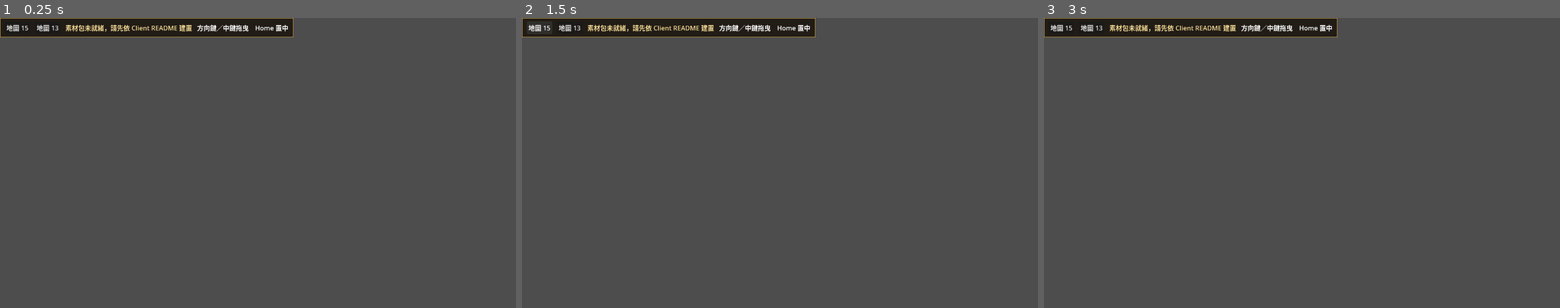
Above: before the commit, frames 1-3 (left to right).
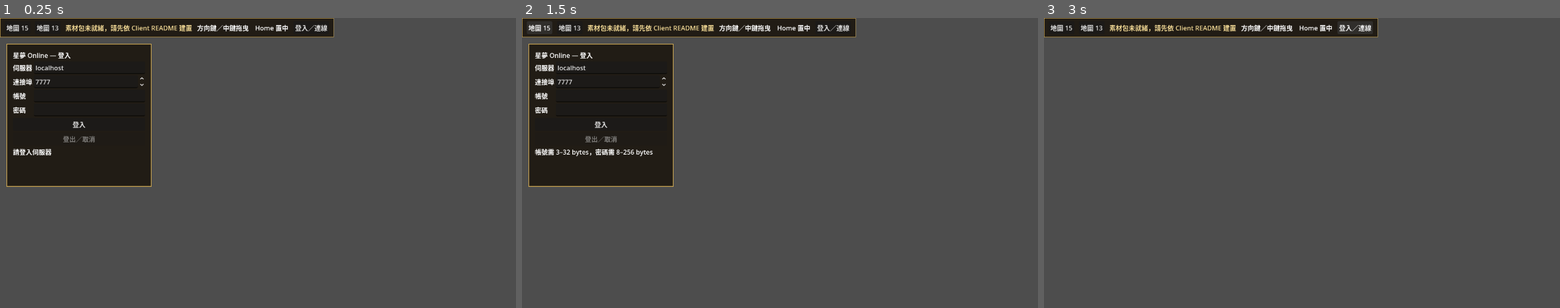
Above: after the commit, the same moments.

Repository: kevin840307/SGTest
Game: Godot game, scene res://app/main.tscn
Same seed, same stepped clock (60 frames per second), same inputs: the game is played once before the commit and once after it.
Inputs (mouse positions are in pixels of both pictures, inside the frame that each line leads up to):
- Up to frame 1 (0.25 s): no input
- Up to frame 2 (1.5 s): click (599, 125) at 0.5 s, where only the run after the commit has a clickable "登入"; click "地圖 15" at 1.25 s
- Up to frame 3 (3 s): click "地圖 13" at 2 s; click (1353, 26) at 2.75 s, where only the run after the commit has a clickable "登入／連線"

The runs differ from the first frame. In frame 1, 14% of the frame differs, in the area x 1-65%, y 0-59%; in frame 2, 14%; in frame 3, 0.5%.

Commit message:
feat(client): connect login and character UI to threaded TLS session

Diff:
--- a/client/app/main.gd
+++ b/client/app/main.gd
@@ -1,6 +1,7 @@
 extends Node
-## Thin entry and presentation input. No player commands or network loop.
+## UI composition and presentation input; ClientSession owns networking/reduction.
 const WorldView = preload("res://rendering/world_view.gd")
+const SessionPanel = preload("res://ui/session_panel.gd")
 var auto_start := true
 var world_view := WorldView.new()
 var _held := {}
@@ -8,6 +9,9 @@
 var _closing := false
 var _status := Label.new()
 var toolbar := PanelContainer.new()
+var session_panel := SessionPanel.new()
+var _map_buttons: Array[Button] = []
+var _pending_focus := {}
 
 
 func _ready() -> void:
@@ -33,14 +37,25 @@
 		button.name = "Map" + str(id)
 		button.text = "地圖 " + str(id)
 		button.focus_mode = Control.FOCUS_NONE
-		button.pressed.connect(func(): world_view.request_map(id))
+		button.pressed.connect(func(): _inspect_map(id))
 		row.add_child(button)
+		_map_buttons.append(button)
 	_status.add_theme_color_override("font_color",Color("f2d995"))
 	row.add_child(_status)
 	var help := Label.new()
 	help.text = "方向鍵／中鍵拖曳　Home 置中"
 	row.add_child(help)
-	world_view.status_changed.connect(func(message): _status.text = message)
+	world_view.status_changed.connect(_world_status)
+	layer.add_child(session_panel)
+	session_panel.visible = auto_start
+	session_panel.position = Vector2(16,64)
+	session_panel.connection_changed.connect(_connection_changed)
+	session_panel.world_ready.connect(_server_world_ready)
+	var login_toggle := Button.new()
+	login_toggle.text = "登入／連線"
+	login_toggle.focus_mode = Control.FOCUS_NONE
+	login_toggle.pressed.connect(func(): session_panel.visible = not session_panel.visible)
+	row.add_child(login_toggle)
 	get_viewport().size_changed.connect(_resize)
 	_resize()
 	if auto_start:
@@ -49,6 +64,18 @@
 		for i in args.size()-1:
 			if args[i] == "--pack":
 				pack = args[i+1]
+			elif args[i] == "--host":
+				session_panel.host_input.text = args[i+1]
+			elif args[i] == "--port" and args[i+1].is_valid_int():
+				session_panel.port_input.value = int(args[i+1])
+			elif args[i] == "--tls-name":
+				session_panel.tls_name = args[i+1]
+			elif args[i] == "--trusted-cert":
+				var cert := X509Certificate.new()
+				if cert.load(args[i+1]) == OK:
+					session_panel.trusted_chain = cert
+				else:
+					session_panel.status.text = "無法讀取指定憑證；未停用 TLS 驗證"
 		if world_view.open_pack(pack) == OK:
 			world_view.request_map(15)
 		else:
@@ -73,6 +100,10 @@
 
 
 func _unhandled_input(event: InputEvent) -> void:
+	if event is InputEventMouseButton and event.button_index == MOUSE_BUTTON_LEFT and event.pressed and session_panel.active and world_view.phase == "ready" and _pending_focus.is_empty():
+		session_panel.submit_move(world_view.camera.screen_to_world(event.position))
+		get_viewport().set_input_as_handled()
+		return
 	if event is InputEventMouseButton and event.button_index == MOUSE_BUTTON_MIDDLE:
 		_dragging = event.pressed
 		get_viewport().set_input_as_handled()
@@ -87,6 +118,9 @@
 		if pending.decode_jobs + pending.texture_jobs == 0:
 			get_tree().quit()
 		return
+	if not _pending_focus.is_empty() and world_view.phase == "ready" and world_view.epoch == int(_pending_focus.epoch):
+		world_view.camera.set_focus(world_view.epoch,_pending_focus.position)
+		_pending_focus = {}
 	if world_view.phase == "ready":
 		var direction := Vector2(int(_held.has(KEY_RIGHT))-int(_held.has(KEY_LEFT)),int(_held.has(KEY_DOWN))-int(_held.has(KEY_UP)))
 		if direction != Vector2.ZERO:
@@ -101,4 +135,35 @@
 		_closing = true
 		_held.clear()
 		_dragging = false
+		session_panel.disconnect_session()
 		world_view.clear_map()
+
+
+func _connection_changed(active: bool) -> void:
+	for button in _map_buttons:
+		button.disabled = active
+	_held.clear()
+	_dragging = false
+	_pending_focus = {}
+	world_view.clear_map()
+	if active:
+		_status.text = "連線中"
+	else:
+		_status.text = "已登出・可切換離線地圖檢視"
+
+
+func _inspect_map(id: int) -> void:
+	if not session_panel.active:
+		world_view.request_map(id)
+
+
+func _server_world_ready(snapshot: Dictionary) -> void:
+	_pending_focus = {}
+	if world_view.request_map(int(snapshot.map_id)) == OK:
+		_pending_focus = {"epoch":world_view.epoch,"position":Vector2(snapshot.x,snapshot.y)}
+	else:
+		_status.text = "已連線，地圖素材未就緒"
+
+
+func _world_status(message: String) -> void:
+	_status.text = "地圖 " + str(world_view.map_id) + "｜已連線" if session_panel.active and world_view.phase == "ready" else message
--- /dev/null
+++ b/client/tests/test_session_ui_tls.gd
@@ -0,0 +1,106 @@
+extends SceneTree
+## Exercises the actual entry's UI callbacks; no private textures required.
+const Main = preload("res://app/main.gd")
+const State = preload("res://network/world_state.gd")
+const Session = preload("res://network/client_session.gd")
+var app: Node
+
+class FailedSession extends RefCounted:
+	func connect_secure(_host, _port, _user, _password, _name, _trust):
+		return OK
+	func snapshot():
+		return {"state":State.STATE_FAILED}
+	func stop():
+		pass
+
+
+func _initialize() -> void:
+	run.call_deferred()
+
+
+func fail(message: String) -> void:
+	if app != null:
+		app.session_panel.disconnect_session()
+	push_error("CLIENT_SESSION_UI_FAIL " + message)
+	quit(1)
+
+
+func run() -> void:
+	var args := OS.get_cmdline_user_args()
+	if args.size() < 2 or args.size() > 3:
+		fail("Expected port and certificate")
+		return
+	app = Main.new()
+	app.auto_start = false
+	root.add_child(app)
+	var panel = app.session_panel
+	panel.show()
+	panel.username_input.text = "fixture_user"
+	panel.password_input.text = "bad"
+	panel.login_button.pressed.emit()
+	if panel.active or not panel.password_input.text.is_empty():
+		fail("Invalid credentials accepted or retained")
+		return
+	panel.session = FailedSession.new()
+	panel.password_input.text = "Fixture-Password-123!"
+	panel.login_button.pressed.emit()
+	var failure_deadline := Time.get_ticks_msec()+2000
+	while panel.active and Time.get_ticks_msec()<failure_deadline:
+		await process_frame
+	if panel.active or panel.login_button.disabled or app._map_buttons[0].disabled or not panel.password_input.text.is_empty():
+		fail("Failed session did not return cleanly to login")
+		return
+	panel.session = Session.new()
+	var cert := X509Certificate.new()
+	if cert.load(args[1]) != OK:
+		fail("Certificate load")
+		return
+	panel.trusted_chain = cert
+	panel.tls_name = "localhost"
+	panel.host_input.text = "127.0.0.1"
+	panel.port_input.value = int(args[0])
+	panel.password_input.text = "Fixture-Password-123!"
+	panel.login_button.pressed.emit()
+	if not panel.active or not panel.password_input.text.is_empty() or not panel.login_button.disabled or not app._map_buttons[0].disabled:
+		fail("Login did not clear secret/lock offline controls")
+		return
+	var deadline := Time.get_ticks_msec()+10000
+	while panel.characters.item_count == 0 and Time.get_ticks_msec()<deadline and panel.active:
+		await process_frame
+	if panel.characters.item_count != 1 or panel.choose_button.disabled:
+		fail("UI character list unavailable")
+		return
+	if args.size() == 3:
+		await RenderingServer.frame_post_draw
+		if root.get_texture().get_image().save_png(args[2]) != OK:
+			fail("UI screenshot save")
+			return
+	panel.characters.select(0)
+	panel.choose_button.pressed.emit()
+	while not bool(panel._latest.get("world_ready",false)) and Time.get_ticks_msec()<deadline and panel.active:
+		await process_frame
+	var entered: Dictionary = panel._latest
+	if not panel.active or int(entered.get("state",-1)) != State.STATE_IN_WORLD or not bool(entered.get("world_ready",false)):
+		fail("UI did not observe WorldReady")
+		return
+	if not app._pending_focus.is_empty() or app.world_view.phase != "closed":
+		fail("Missing private assets must not fake a ready map")
+		return
+	if not panel.submit_move(Vector2(24,8)):
+		fail("UI Move intent rejected")
+		return
+	var acknowledged: Dictionary = panel.session.snapshot()
+	while int(acknowledged.last_receipt_sequence) != 1 and Time.get_ticks_msec()<deadline:
+		await process_frame
+		acknowledged = panel.session.snapshot()
+	if int(acknowledged.last_receipt_sequence) != 1 or int(acknowledged.last_receipt_status) != 0:
+		fail("UI path did not receive authoritative receipt")
+		return
+	panel.logout_button.pressed.emit()
+	if panel.active or panel.login_button.disabled or app._map_buttons[0].disabled or not panel.characters.item_count == 0:
+		fail("Logout left stale UI or binding")
+		return
+	app.queue_free()
+	await process_frame
+	print("CLIENT_TLS_LOGIN_PASS ui=PASS auth=PASS choose=PASS receipt=PASS world_ready=PASS password_cleared=PASS logout=PASS")
+	quit(0)
--- /dev/null
+++ b/client/ui/session_panel.gd
@@ -0,0 +1,178 @@
+extends PanelContainer
+## UI adapter only. ClientSession owns transport/reduction on its own threads.
+signal connection_changed(active: bool)
+signal world_ready(snapshot: Dictionary)
+
+const Session = preload("res://network/client_session.gd")
+const State = preload("res://network/world_state.gd")
+var session = Session.new()
+var active := false
+var trusted_chain: X509Certificate
+var tls_name := ""
+var host_input := LineEdit.new()
+var port_input := SpinBox.new()
+var username_input := LineEdit.new()
+var password_input := LineEdit.new()
+var login_button := Button.new()
+var logout_button := Button.new()
+var characters := OptionButton.new()
+var choose_button := Button.new()
+var status := Label.new()
+var _characters: Array = []
+var _chosen := false
+var _world_epoch := 0
+var _poll_elapsed := 0.0
+var _latest := {}
+
+
+func _ready() -> void:
+	custom_minimum_size.x = 360
+	var column := VBoxContainer.new()
+	add_child(column)
+	var title := Label.new()
+	title.text = "星夢 Online — 登入"
+	column.add_child(title)
+	var grid := GridContainer.new()
+	grid.columns = 2
+	column.add_child(grid)
+	host_input.text = "localhost"
+	port_input.min_value = 1
+	port_input.max_value = 65535
+	port_input.value = 7777
+	username_input.max_length = 32
+	password_input.secret = true
+	password_input.max_length = 256
+	for input in [host_input,port_input,username_input,password_input]:
+		input.size_flags_horizontal = Control.SIZE_EXPAND_FILL
+	status.autowrap_mode = TextServer.AUTOWRAP_WORD_SMART
+	for pair in [["伺服器",host_input],["連接埠",port_input],["帳號",username_input],["密碼",password_input]]:
+		var label := Label.new()
+		label.text = pair[0]
+		grid.add_child(label)
+		grid.add_child(pair[1])
+	login_button.text = "登入"
+	logout_button.text = "登出／取消"
+	choose_button.text = "進入世界"
+	for control in [login_button,characters,choose_button,logout_button,status]:
+		column.add_child(control)
+	login_button.pressed.connect(login)
+	password_input.text_submitted.connect(func(_text): login())
+	choose_button.pressed.connect(choose)
+	logout_button.pressed.connect(disconnect_session)
+	var style := StyleBoxFlat.new()
+	style.bg_color = Color("211c15")
+	style.border_color = Color("c8a452")
+	style.set_border_width_all(2)
+	for side in ["left","right","top","bottom"]:
+		style.set("content_margin_"+side,16)
+	add_theme_stylebox_override("panel",style)
+	add_theme_color_override("font_color",Color("f2d995"))
+	_set_controls()
+	status.text = "請登入伺服器"
+
+
+func login() -> void:
+	if active:
+		return
+	var username := username_input.text.strip_edges()
+	var password := password_input.text
+	password_input.clear()
+	if username.to_utf8_buffer().size() < 3 or username.to_utf8_buffer().size() > 32 or password.to_utf8_buffer().size() < 8 or password.to_utf8_buffer().size() > 256 or host_input.text.strip_edges().is_empty():
+		status.text = "帳號需 3–32 bytes，密碼需 8–256 bytes"
+		return
+	var error: int = session.connect_secure(host_input.text.strip_edges(),int(port_input.value),username,password,tls_name,trusted_chain)
+	password = ""
+	if error != OK:
+		status.text = "無法開始連線（"+str(error)+"）"
+		return
+	active = true
+	_chosen = false
+	_world_epoch = 0
+	_latest = {}
+	characters.clear()
+	_characters = []
+	_set_controls()
+	status.text = "安全連線中…"
+	connection_changed.emit(true)
+
+
+func choose() -> void:
+	if not active or _chosen or characters.selected < 0 or characters.selected >= _characters.size():
+		return
+	if session.choose_character(int(_characters[characters.selected].character_id)):
+		_chosen = true
+		choose_button.disabled = true
+		status.text = "進入世界中…"
+	else:
+		status.text = "操作佇列忙碌，請稍後重試"
+
+
+func submit_move(point: Vector2) -> bool:
+	return active and bool(_latest.get("world_ready",false)) and point.is_finite() and session.move_target(int(floor(point.x)),int(floor(point.y)))
+
+
+func disconnect_session() -> void:
+	session.stop()
+	var was_active := active
+	active = false
+	_chosen = false
+	_world_epoch = 0
+	_latest = {}
+	_characters = []
+	characters.clear()
+	password_input.clear()
+	_set_controls()
+	status.text = "已登出"
+	if was_active:
+		connection_changed.emit(false)
+
+
+func _set_controls() -> void:
+	host_input.editable = not active
+	username_input.editable = not active
+	password_input.editable = not active
+	port_input.editable = not active
+	login_button.disabled = active
+	logout_button.disabled = not active
+	characters.visible = active and not _characters.is_empty()
+	choose_button.visible = characters.visible
+	choose_button.disabled = _chosen or _characters.is_empty()
+
+
+func _process(delta: float) -> void:
+	if not active:
+		return
+	_poll_elapsed += delta
+	if _poll_elapsed < 0.05:
+		return
+	_poll_elapsed = 0.0
+	_latest = session.snapshot() # Reads published state; never pumps packets.
+	var state := int(_latest.state)
+	if state == State.STATE_FAILED:
+		disconnect_session()
+		status.text = "連線或登入失敗，請確認帳號與伺服器憑證後重試"
+		return
+	if state == State.STATE_SELECTING_CHARACTER:
+		if _chosen and int(_latest.choose_status) >= 0:
+			disconnect_session()
+			status.text = "角色無法使用，請重新登入"
+			return
+		if _latest.characters != _characters:
+			_characters = _latest.characters
+			characters.clear()
+			for entry in _characters:
+				characters.add_item(str(entry.name))
+			_set_controls()
+		if not _chosen:
+			status.text = "請選擇角色" if not _characters.is_empty() else "帳號尚無角色；創角功能待開放"
+	elif state == State.STATE_IN_WORLD:
+		characters.hide()
+		choose_button.hide()
+		status.text = "已連線・角色 " + str(_latest.actor_id)
+		if bool(_latest.world_ready) and int(_latest.map_epoch) != _world_epoch:
+			_world_epoch = int(_latest.map_epoch)
+			world_ready.emit(_latest)
+
+
+func _exit_tree() -> void:
+	session.stop()
Not shown, changed: docs/CLIENT_ARCHITECTURE.md
